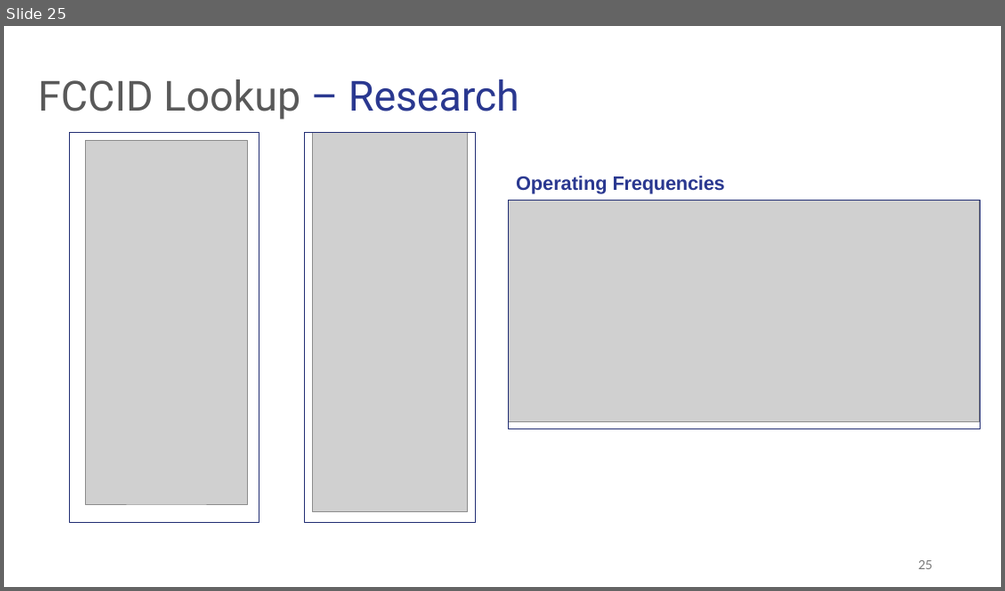
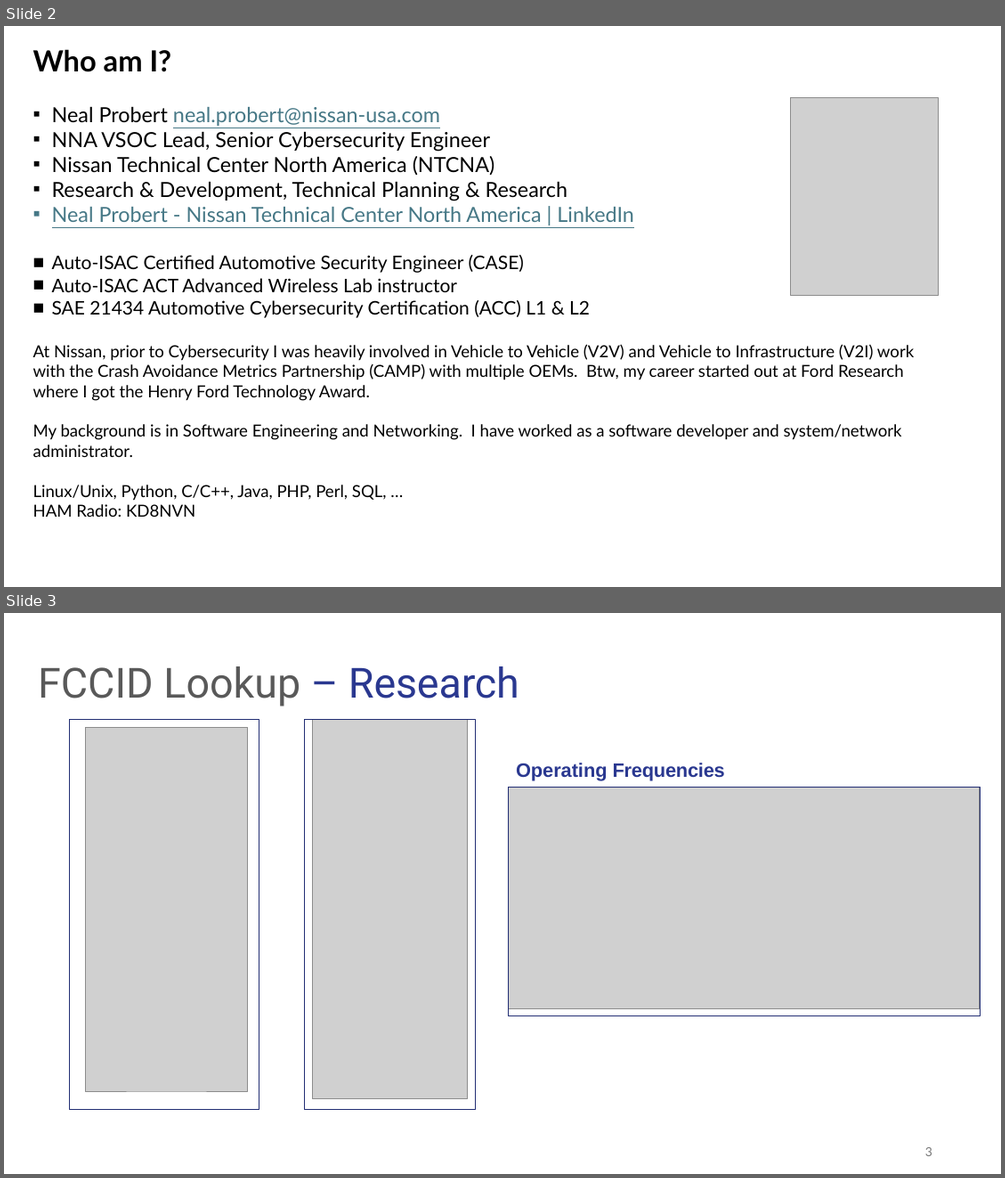
Before and after one commit to nprobert/AutoISAC-ACT-AdvWireless, a slide deck: ACT AdvancedWireless 2026.pptx. Shown one above the other, each under a label of ours: slide 25 before the commit, slides 2 and 3 after it. The pictures are 1005x591 and 1005x1178 pixels, drawn with LibreOffice and Linux fonts; fonts in the diff are those of the drawing; grey boxes stand for pictures. Boxes give left, top, right and bottom in pixels: in the first picture for what was removed or moved away, otherwise in the second. Text is boxed around its words. In the diff, an @@ line names an element or a change of style, - is before the commit and + after.

```diff
--- a/ACT AdvancedWireless 2026.pptx
+++ b/ACT AdvancedWireless 2026.pptx
@@ slide 2 added at [4, 26, 1001, 587], background #FFFFFF @@
@@ text added at [33, 49, 172, 72], 28 pt, text #000000, bold @@
+Who am I?
@@ picture added at [790, 98, 938, 295] @@
@@ text added at [33, 106, 914, 516], 16 pt, text #000000 @@
+▪ Neal Probert neal.probert@nissan-usa.com
+▪ NNA VSOC Lead, Senior Cybersecurity Engineer
+▪ Nissan Technical Center North America (NTCNA)
+▪ Research & Development, Technical Planning & Research
+▪ Neal Probert - Nissan Technical Center North America | LinkedIn
+■ Auto-ISAC Certified Automotive Security Engineer (CASE)
+■ Auto-ISAC ACT Advanced Wireless Lab instructor
+■ SAE 21434 Automotive Cybersecurity Certification (ACC) L1 & L2
+At Nissan, prior to Cybersecurity I was heavily involved in Vehicle to Vehicle (V2V) and Vehicle to Infrastructure (V2I) work with the Crash Avoidance Metrics Partnership (CAMP) with multiple OEMs. Btw, my career started out at Ford Research where I got the Henry Ford Technology Award.
+My background is in Software Engineering and Networking. I have worked as a software developer and system/network administrator.
+Linux/Unix, Python, C/C++, Java, PHP, Perl, SQL, …
+HAM Radio: KD8NVN
@@ what was slide 25 is now slide 3 @@
@@ page number at [925, 1147, 932, 1156]: text changed @@
-25
+3
```
Also in this commit, not shown: 1 slide changed, 1 other slide added, 2 slides removed.
